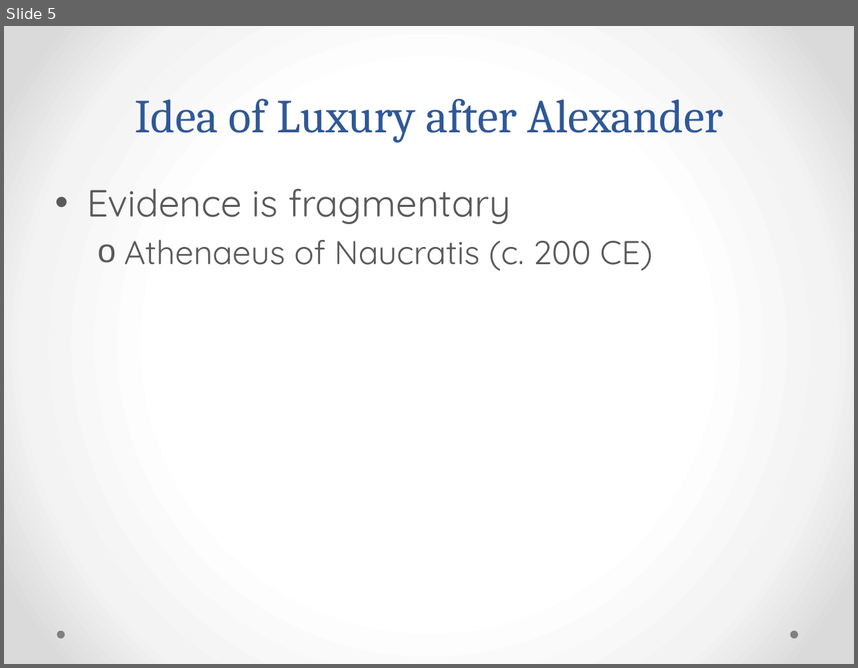
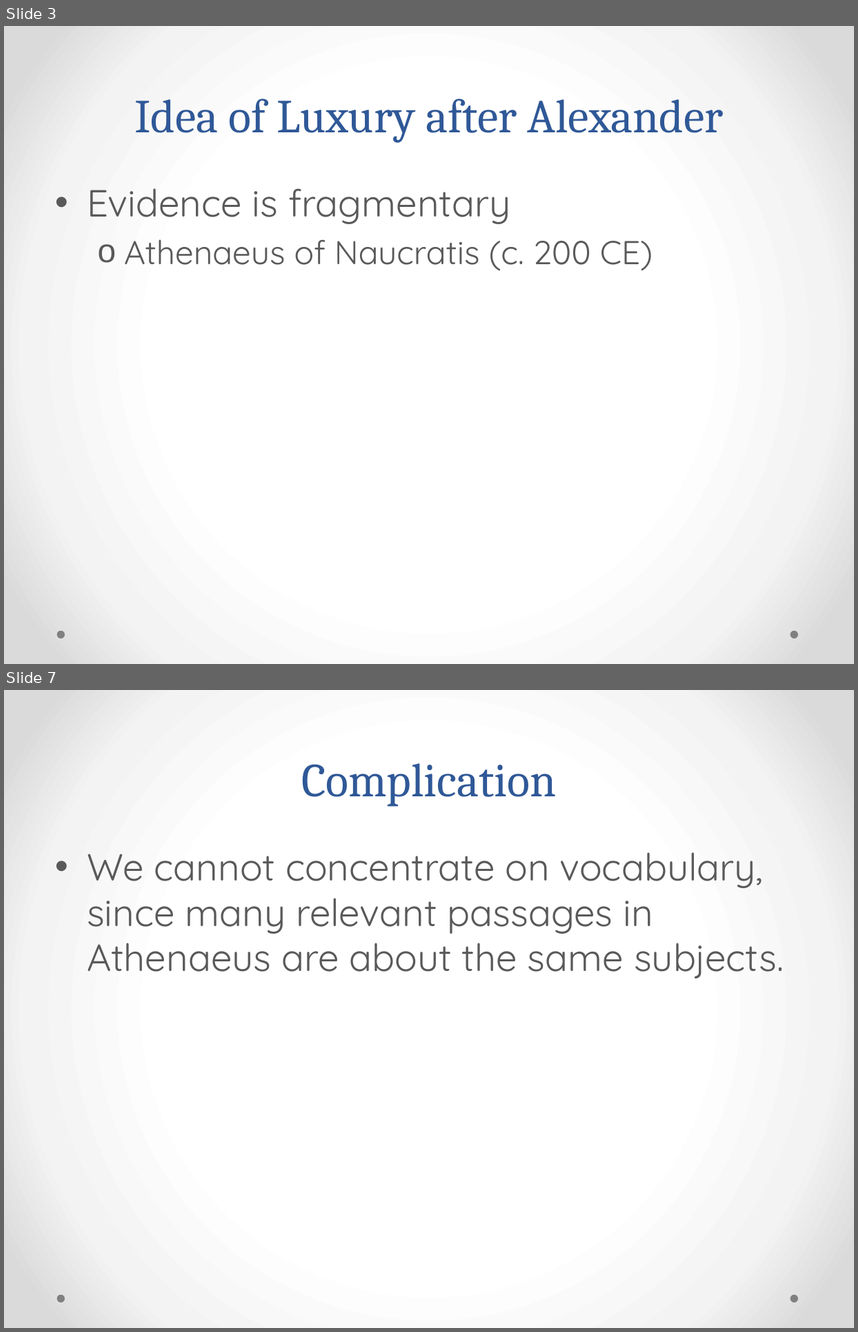
Before and after one commit to rgorman/syntacto_stylistics, a slide deck: Presentations/UNL/murray_feb-3.pptx. Shown one above the other, each under a label of ours: slide 5 before the commit, slides 3 and 7 after it; the slides between them are not shown. The pictures are 858x668 and 858x1332 pixels, drawn with LibreOffice and Linux fonts; fonts in the diff are those of the drawing. Boxes give left, top, right and bottom in pixels: in the first picture for what was removed or moved away, otherwise in the second. Text is boxed around its words. In the diff, an @@ line names an element or a change of style, - is before the commit and + after.

```diff
--- a/Presentations/UNL/murray_feb-3.pptx
+++ b/Presentations/UNL/murray_feb-3.pptx
@@ slide 7 added at [4, 690, 854, 1328], background gradient #FFFFFF to #F4F4F4 to #DADADA; not listed: 2 template elements that a slide beside it also shows @@
@@ title added at [301, 763, 557, 807], 40 pt, text #2F5897 @@
+Complication
@@ text added at [87, 852, 784, 978], 32 pt, text #595959 @@
+• We cannot concentrate on vocabulary, since many relevant passages in Athenaeus are about the same subjects.
@@ what was slide 5 is now slide 3 @@
```
Also in this commit, not shown: 2 slides changed, 35 other slides added, 3 slides removed, 3 other files.
